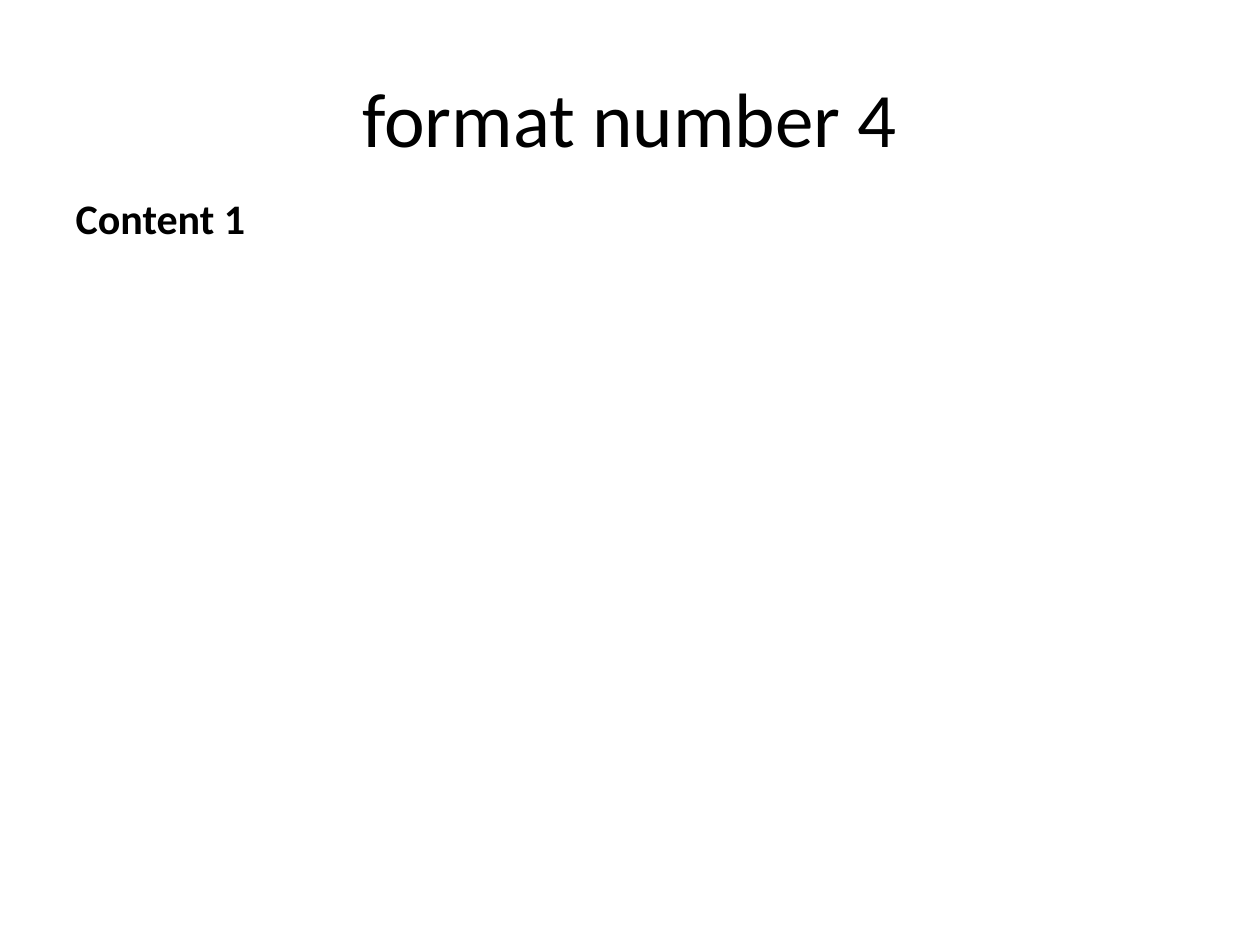
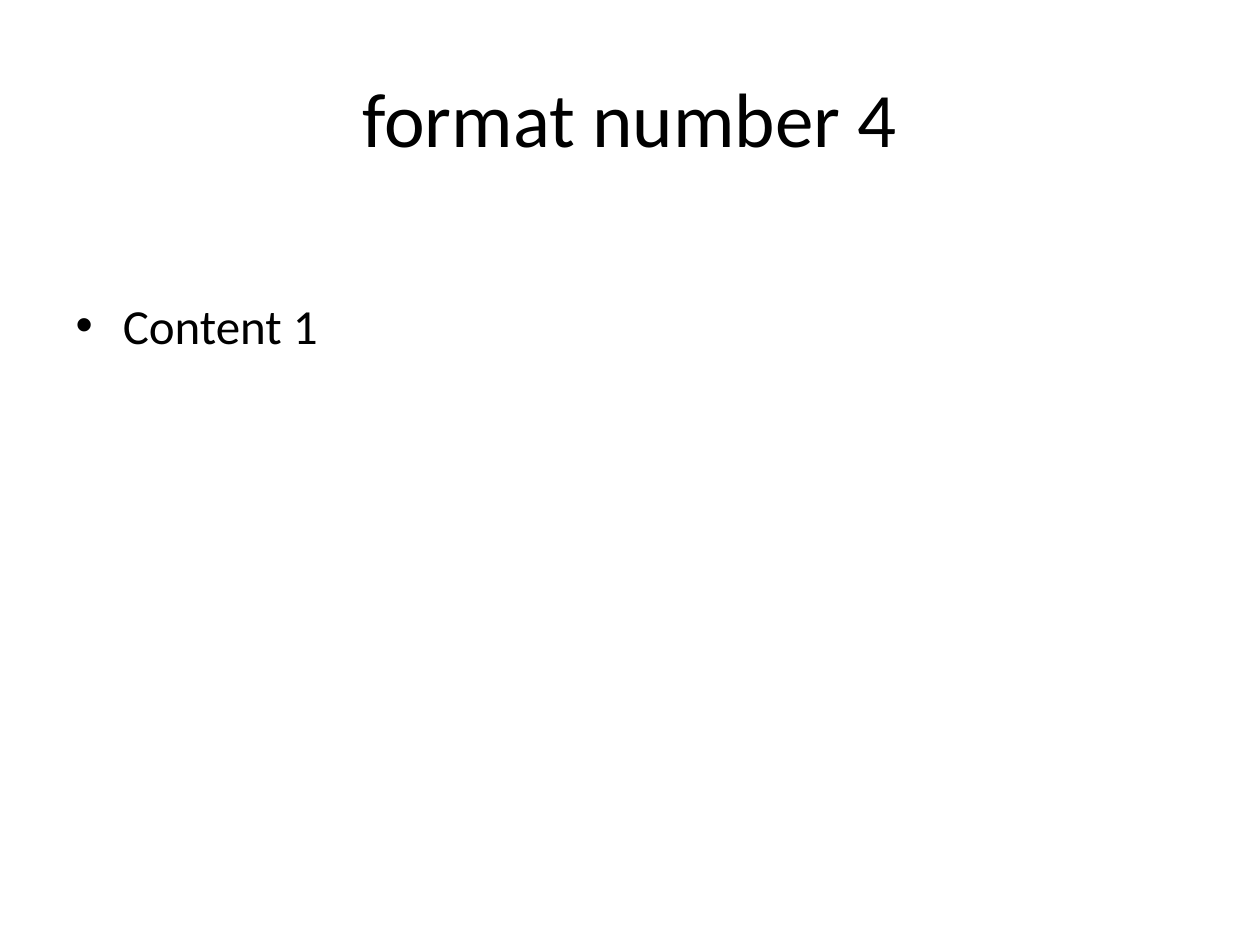
Before and after one commit to BenjaminCole1/Slide-Compile, a slide deck: slide 4 of Formats/Formats.pptx. Drawn at 1260x945 pixels with LibreOffice and Linux fonts; fonts in the diff are those of the drawing. Boxes give left, top, right and bottom in pixels: in the first picture for what was removed or moved away, otherwise in the second. Text is boxed around its words. In the diff, an @@ line names an element or a change of style, - is before the commit and + after.

```diff
--- a/Formats/Formats.pptx
+++ b/Formats/Formats.pptx
@@ text "Content 1": place and size @@
-text "Content 1" at box(76, 206, 245, 235)
+text "Content 1" at box(123, 312, 318, 345)
@@ text "Content 1" at box(123, 312, 318, 345): size 24 to 28 pt, bold off; bullet none to •; vertical alignment bottom to top @@
```
Also in this commit, not shown: 6 other slides changed.
